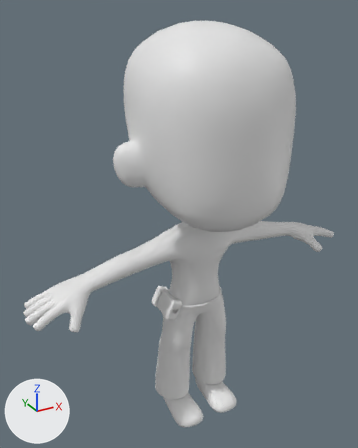
The Blender file Assets/Arts/Model/Character/Player Character.blend, before and after one commit.
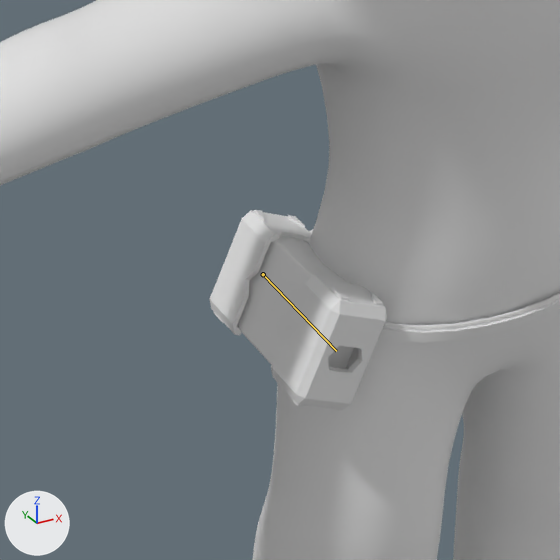
Old and new are each drawn whole from a 50 mm lens placed at (-1.141, -1.877, 2.046), pointed at (-0.072, 0.067, 1.074) and again close up on the part from 32% to 59% of the width and 56% to 77% of the height. Every picture has the same lights, and +X, +Y and +Z are marked at lower left. The bones that change are drawn over the model as lines in the close-ups.

Objects in the first close-up: 'Box', 'Bump 1', 'Bump 2', 'Bump 3', 'Bump 4', 'Player', 'shorts'.
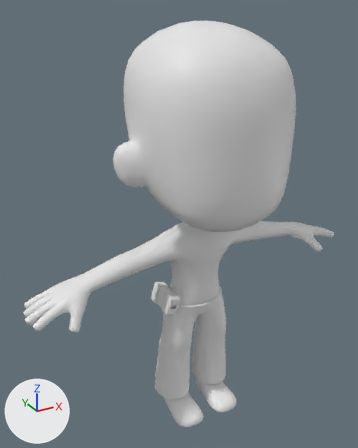
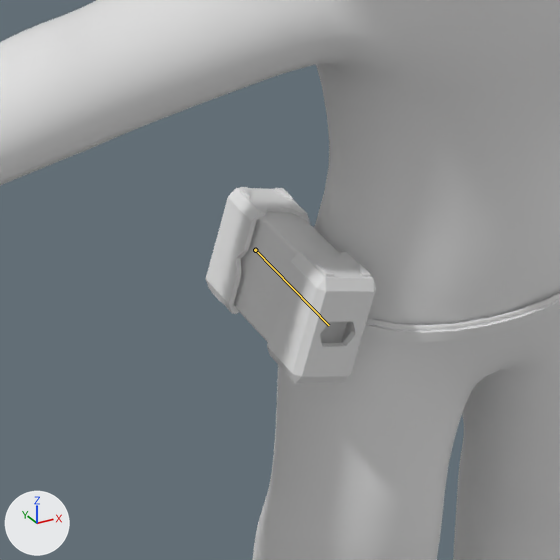
The newer file adds an action. The first version stands in its rest pose; the second is drawn at frame 0 of the action 'katan ArmatureAction'.

The change, as a diff of the scene's bpy script:
```diff
--- a/Assets/Arts/Model/Character/Player Character.blend.py
+++ b/Assets/Arts/Model/Character/Player Character.blend.py
@@ bone_bone @@
 bone_bone = bpy.data.objects['katan Armature'].pose.bones['Bone']
-bone_bone.location = (0.0, 0.0, 0.0)
-bone_bone.rotation_quaternion = (1.0, 0.0, 0.0, 0.0)  # degrees (0, 0, 0)
+bone_bone.location = (-0.128, 0.0, -0.158)
+bone_bone.rotation_quaternion = (0.998, 0.0, 0.065, 0.0)  # degrees (0, 7, 0)
```

Location of each change, (x1, y1, x2, y2) in pixels of the close-ups (560 x 560 px):
'Box', posed: before (237, 236, 354, 369); after (234, 212, 347, 343)
'Bump 2', posed: before (292, 274, 387, 362); after (282, 251, 376, 334)
'Bump 4', posed (6% shorter): before (271, 330, 369, 410); after (267, 309, 364, 384)
'Bump 1', posed: before (226, 210, 312, 280); after (217, 187, 310, 259)
'Bump 3', posed: before (210, 259, 249, 335); after (206, 239, 241, 314)
bone 'Bone', root to tip: before (263, 274) to (336, 351); after (255, 250) to (329, 325)
